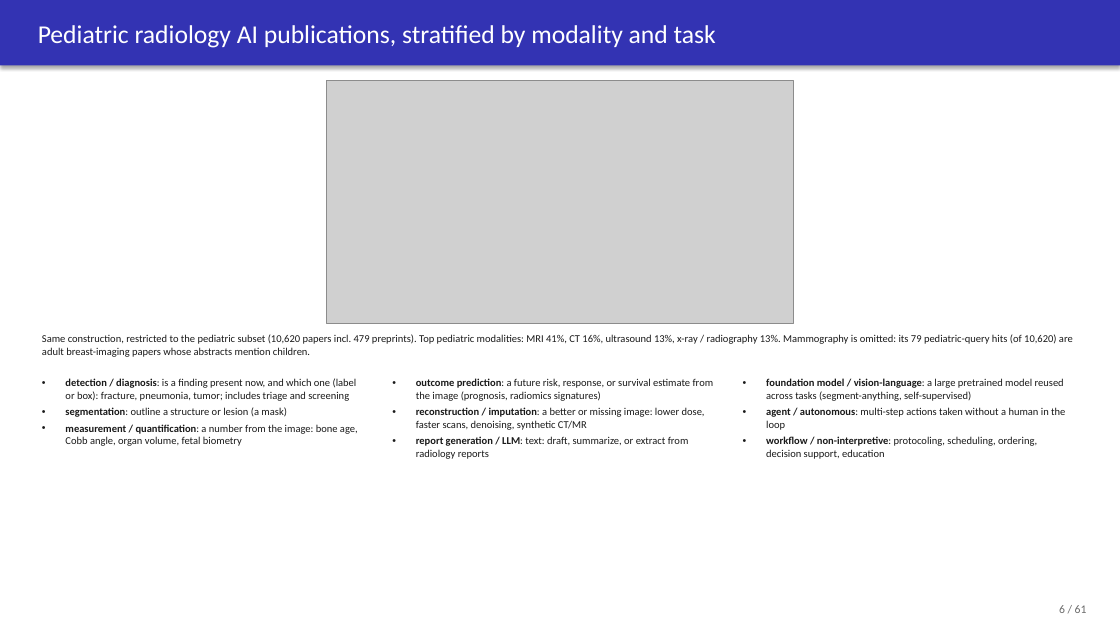
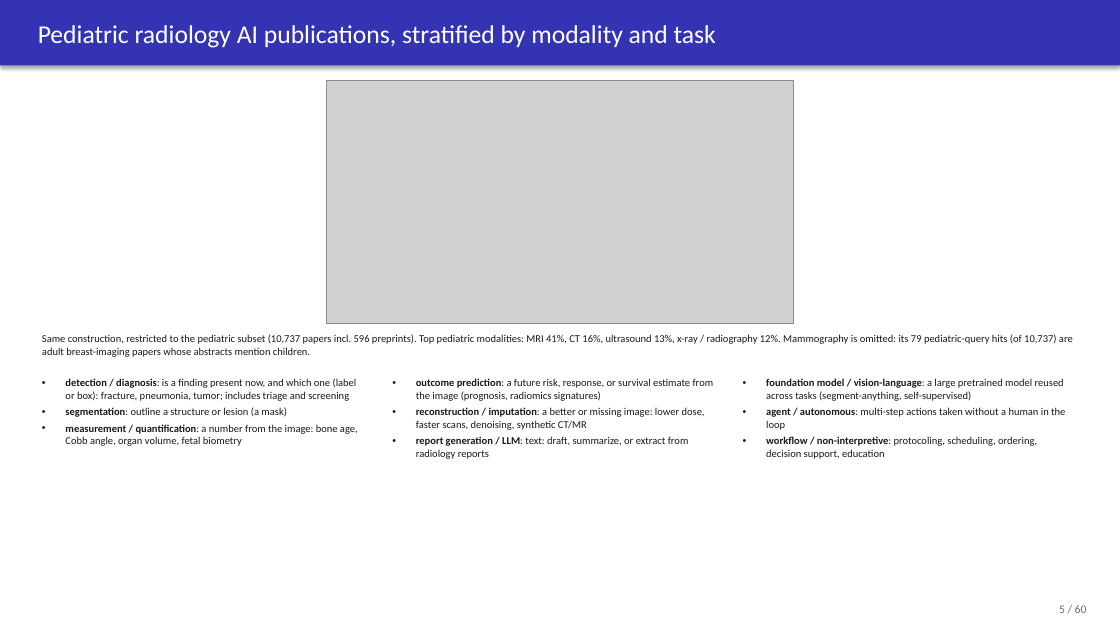
Before and after one commit to josephrich98/pediatric_radiology_ai, a slide deck: slide 5 of slides/pedrad_ai_slides.pptx (slide 6 before the commit). Drawn at 1120x630 pixels with LibreOffice and Linux fonts; fonts in the diff are those of the drawing; grey boxes stand for pictures. Boxes give left, top, right and bottom in pixels: in the first picture for what was removed or moved away, otherwise in the second. Text is boxed around its words. In the diff, an @@ line names an element or a change of style, - is before the commit and + after.

```diff
--- a/slides/pedrad_ai_slides.pptx
+++ b/slides/pedrad_ai_slides.pptx
@@ text at [42, 334, 1073, 357]: text changed @@
-Same construction, restricted to the pediatric subset (10,620 papers incl. 479 preprints). Top pediatric modalities: MRI 41%, CT 16%, ultrasound 13%, x-ray / radiography 13%. Mammography is omitted: its 79 pediatric-query hits (of 10,620) are adult breast-imaging papers whose abstracts mention children.
+Same construction, restricted to the pediatric subset (10,737 papers incl. 596 preprints). Top pediatric modalities: MRI 41%, CT 16%, ultrasound 13%, x-ray / radiography 12%. Mammography is omitted: its 79 pediatric-query hits (of 10,737) are adult breast-imaging papers whose abstracts mention children.
@@ text at [1059, 605, 1087, 613]: text changed @@
-6 / 61
+5 / 60
```
Also in this commit, not shown: 59 other slides changed, 1 slide removed, 23 other files.
